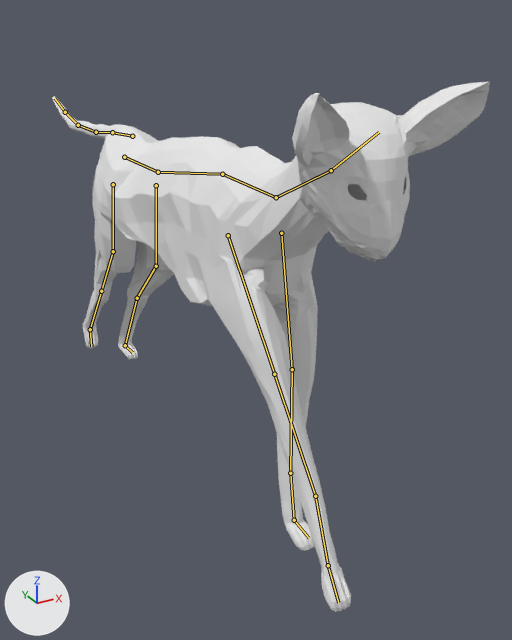
The Blender file Projet/Projet/3DAnimation/model/cat_run_1.blend, before and after one commit.
Rendered twice from a camera (50 mm lens) standing at (-4.16, -9.8, 6.73) and looking at (1.16, -0.12, 1.89). Arrows for +X, +Y and +Z are at lower left; the lights stay in place. Both versions are drawn at the pose saved in each file; the numbers are the values there. The bones that bend it are drawn over the model as lines.

The first picture shows 'cat'.
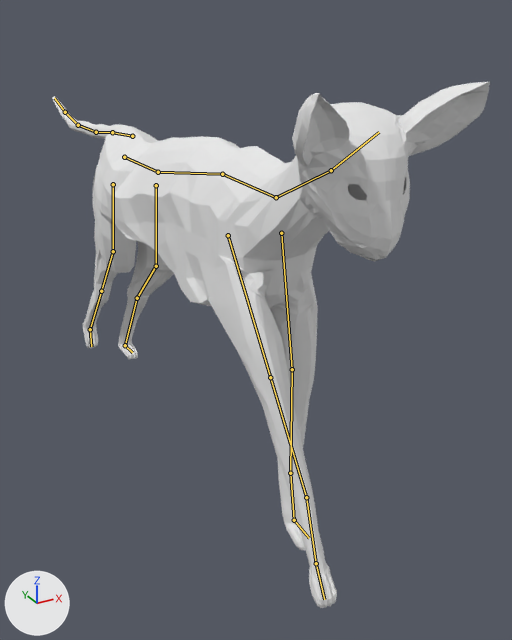
The change in detail:
Bone 'frontrightpaw1' (bone_frontrightpaw1) turns from (53, 0, 0) to (48, 0, 0) degrees about its own x, y and z.

Location of each change, [x1, y1, x2, y2] in pixels of the pictures (512 x 640 px):
'cat', posed: before [52, 82, 490, 612]; after [52, 82, 490, 608]
bone 'frontrightpaw1', root to tip: before (228, 235) to (274, 374); after (228, 235) to (270, 377)
